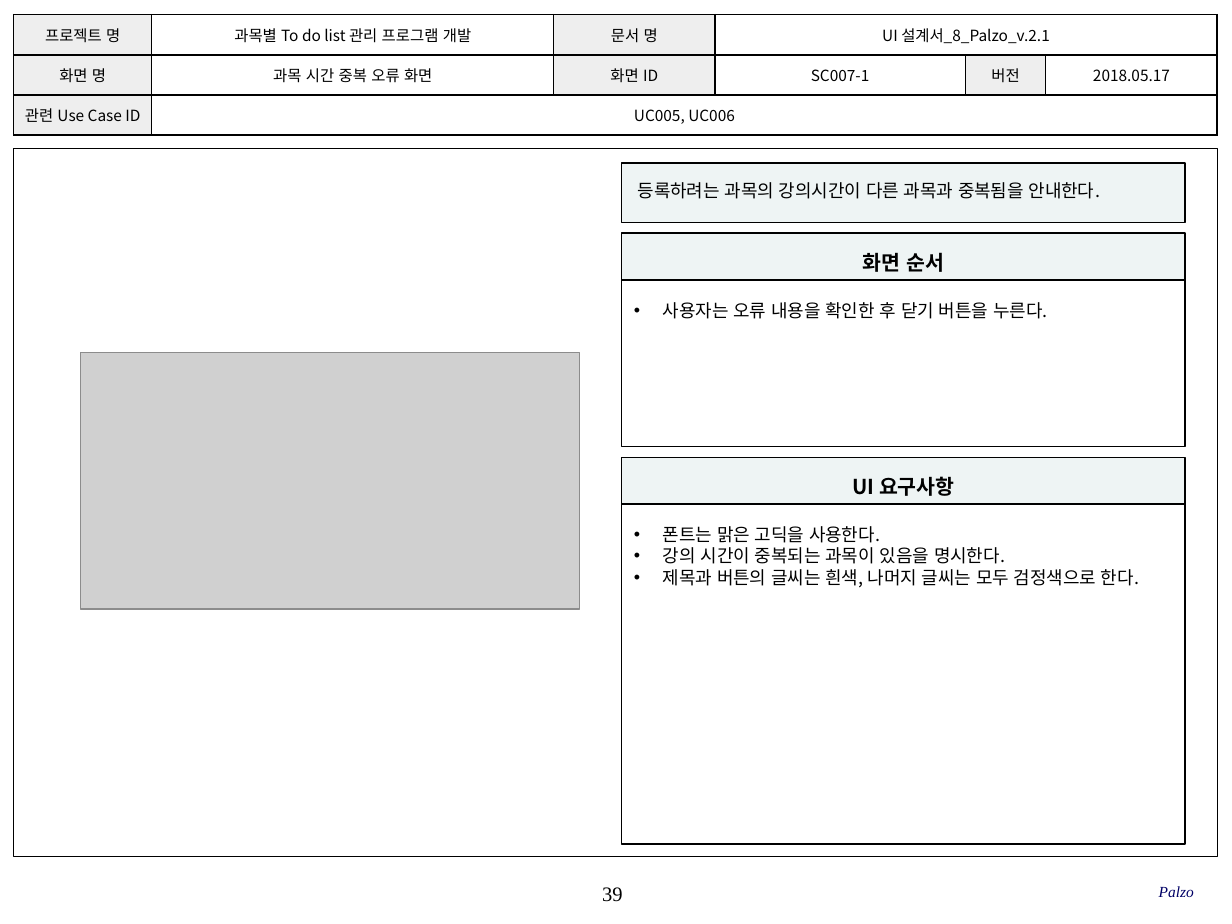
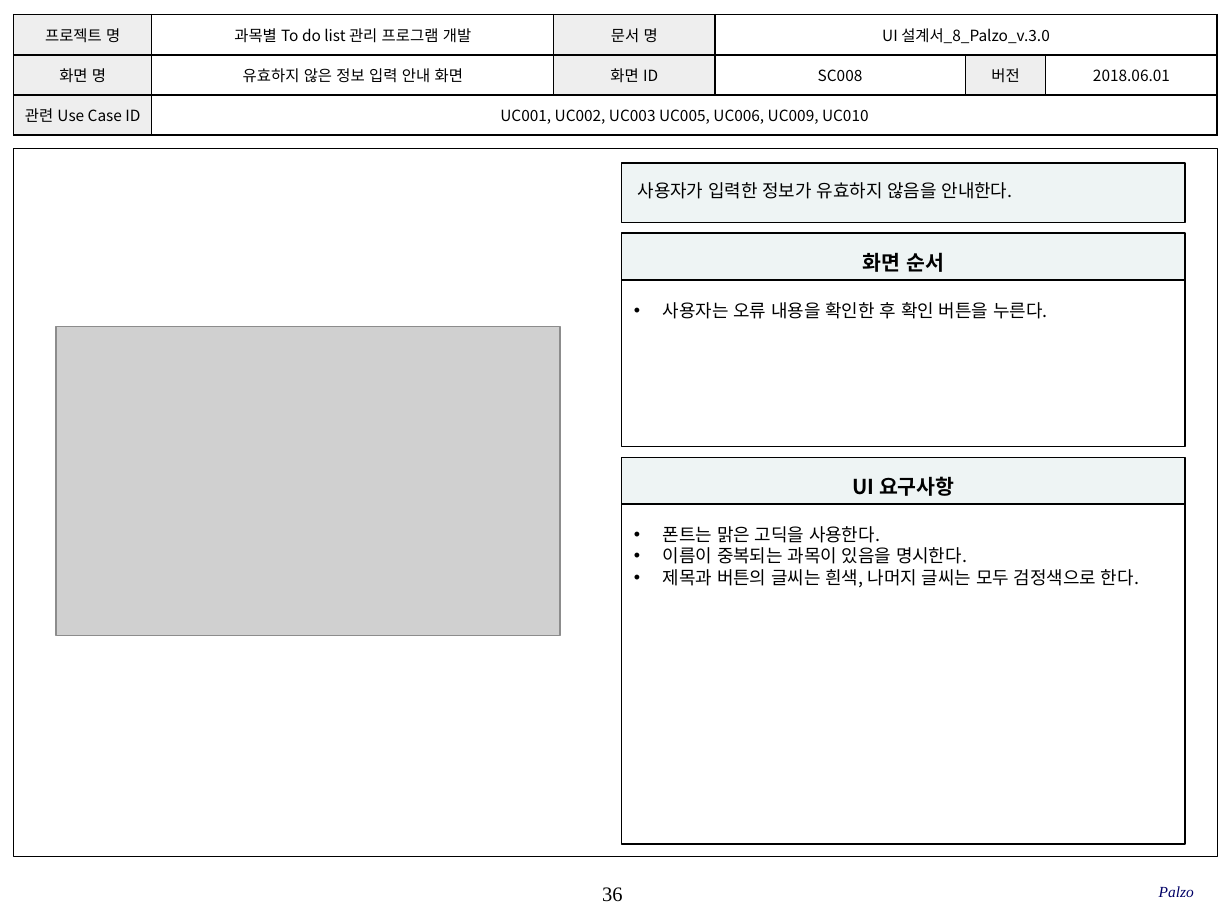
Before and after one commit to SMU-SE-Admin/18-1_8_PALZO_Doc, a slide deck: slide 36 of 03 설계/UI 설계서_8_Palzo.pptx (slide 39 before the commit). Drawn at 1232x924 pixels with LibreOffice and Linux fonts; fonts in the diff are those of the drawing; grey boxes stand for pictures; background and template pictures are left out. Boxes give left, top, right and bottom in pixels: in the first picture for what was removed or moved away, otherwise in the second. Text is boxed around its words. In the diff, an @@ line names an element or a change of style, - is before the commit and + after.

Commit message:
#1102 UI설계서 작성
화면 UI 수정, 일부 변경 (최종본)

```diff
--- a/03 설계/UI 설계서_8_Palzo.pptx
+++ b/03 설계/UI 설계서_8_Palzo.pptx
@@ table at [14,15,1216,136] @@
-row 1, column 4: UI 설계서_8_Palzo_v.2.1
+row 1, column 4: UI 설계서_8_Palzo_v.3.0
-row 2: 화면 명 | 과목 시간 중복 오류 화면 | 화면 ID | SC007-1 | 버전 | 2018.05.17
+row 2: 화면 명 | 유효하지 않은 정보 입력 안내 화면 | 화면 ID | SC008 | 버전 | 2018.06.01
-row 3, column 2: UC005, UC006
+row 3, column 2: UC001, UC002, UC003 UC005, UC006, UC009, UC010
@@ text in rectangle at [638,182,1013,199]: text changed @@
-등록하려는 과목의 강의시간이 다른 과목과 중복됨을 안내한다.
+사용자가 입력한 정보가 유효하지 않음을 안내한다.
@@ picture: place and size @@
-picture at [80,352,579,609]
+picture at [55,326,559,636]
@@ text in rectangle at [663,302,1048,319]: text changed @@
-• 사용자는 오류 내용을 확인한 후 닫기 버튼을 누른다.
+• 사용자는 오류 내용을 확인한 후 확인 버튼을 누른다.
@@ text in rectangle at [663,547,967,564]: text changed @@
-• 강의 시간이 중복되는 과목이 있음을 명시한다.
+• 이름이 중복되는 과목이 있음을 명시한다.
@@ page number at [602,887,622,902]: text changed @@
-39
+36
```
Also in this commit, not shown: 36 other slides changed, 1 slide added, 4 slides removed.
